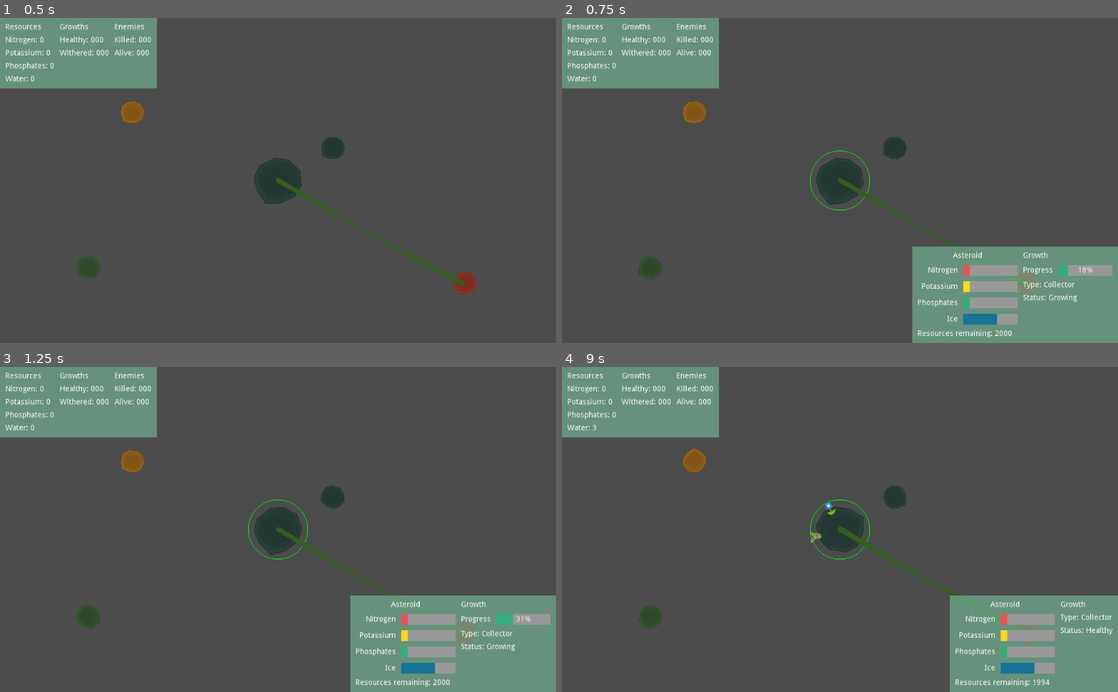
Above: before the commit, frames 1-4 (two rows, left to right).
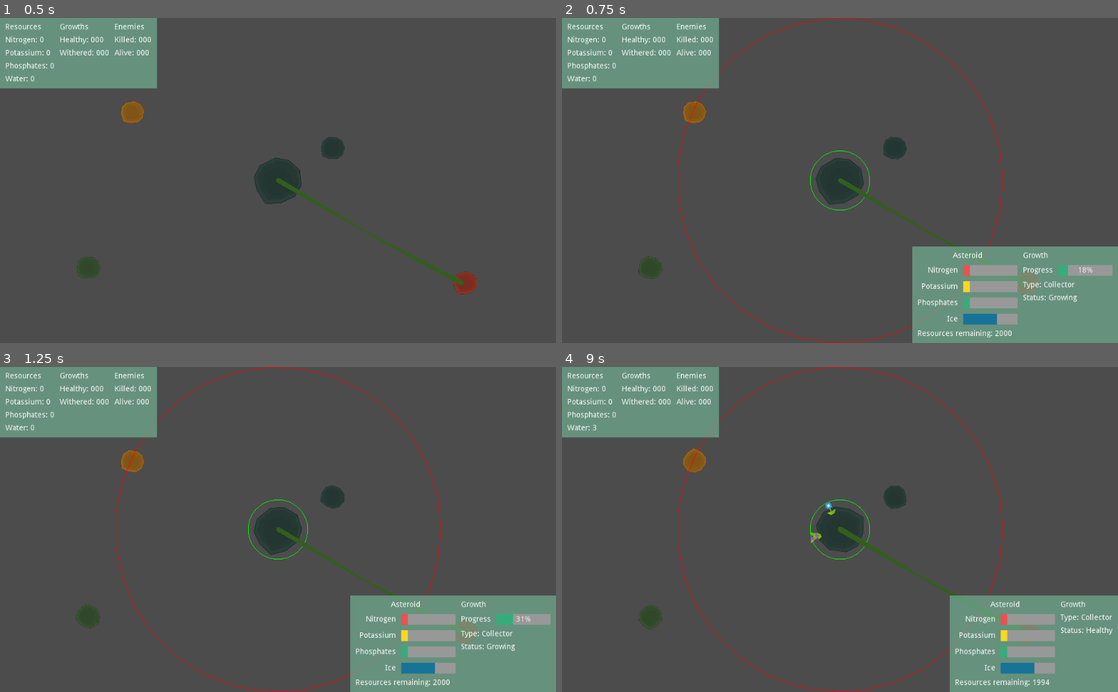
Above: after the commit, the same moments.

Repository: Bloodyaugust/kenney-jam-2022
Game: Godot game, scene res://main.tscn
Same seed, same stepped clock (60 frames per second), same inputs: the game is played once before the commit and once after it.
Inputs (mouse positions are in pixels of both pictures, inside the frame that each line leads up to):
- Up to frame 1 (0.5 s): no input
- Up to frame 2 (0.75 s): tap Enter at 0.5 s; drag from (840, 180) to (695, 112) at 0.52 s
- Up to frame 3 (1.25 s): no input
- Up to frame 4 (9 s): tap Space at 1.25, 5 s; drag from (695, 461) to (840, 529) at 1.27 s; tap Enter at 2, 6.5 s; move the mouse to (650, 617) at 2.02 s; hold Left (ui_left) 2.03-2.75 s; click (650, 617) at 2.17 s; drag from (1067, 630) to (734, 461) at 2.77 s; drag from (934, 497) to (1067, 630) at 3.52 s; drag from (962, 513) to (1067, 630) at 4.27 s; move the mouse to (728, 545) at 5.02 s; hold Up (ui_up) 5.03-5.75 s; click (728, 545) at 5.17 s; drag from (895, 458) to (1067, 669) at 5.77 s; move the mouse to (812, 594) at 6.52 s; hold Right (ui_right) 6.53-7.25 s; drag from (1006, 578) to (895, 536) at 7.27 s; move the mouse to (673, 480) at 8.02 s; hold Down (ui_down) 8.03-8.75 s; drag from (867, 529) to (650, 617) at 8.77 s

Frame 1 is identical in both runs. In frame 2, 0.5% of the frame differs, in the area x 20-80%, y 0-100%; in frame 3, 0.5%; in frame 4, 0.5%.

Commit message:
Begin implementation of Growth radius

Diff:
--- a/actors/Growth.gd
+++ b/actors/Growth.gd
@@ -4,6 +4,8 @@
 enum GROWTH_TYPES {COLLECTOR, DEFENDER, LEAF}
 
 const COLLECTION_RATE: float = 1.0
+const GROWTH_RADIUS_BASE: float = 75.0
+const GROWTH_RADIUS_SCALAR: float = 2.0
 const GROWTH_STATUS_NAMES: Dictionary = {
   GROWTH_STATUSES.GROWING: 'Growing',
   GROWTH_STATUSES.HEALTHY: 'Healthy',
@@ -37,6 +39,7 @@
 
 var _asteroid_data: AsteroidData
 var _foliage: Node2D
+var _growth_radius: float
 var _growth_time: float
 var _status: int = GROWTH_STATUSES.GROWING
 var _type: int
@@ -48,6 +51,10 @@
     "status": GROWTH_STATUS_NAMES[_status],
     "type": GROWTH_TYPE_NAMES[_type]
   }
+
+func _draw():
+  if Store.selected_asteroid == asteroid:
+    draw_arc(Vector2.ZERO, _growth_radius, 0, 2 * PI, 32, Color.red)
 
 func _process(delta):
   if _status == GROWTH_STATUSES.GROWING:
@@ -69,6 +76,8 @@
     Store.resources.phosphates += _collected_resources.phosphates
     Store.resources.water += _collected_resources.water
 
+  update()
+
 func _ready():
   if starting_asteroid:
     asteroid = get_node(starting_asteroid)
@@ -78,6 +87,8 @@
 
   asteroid.growth = self
   _asteroid_data = asteroid.data as AsteroidData
+
+  _growth_radius = (_asteroid_data.size * GROWTH_RADIUS_BASE) * GROWTH_RADIUS_SCALAR
 
   _foliage = asteroid.find_node("Foliage", true, false)
 
